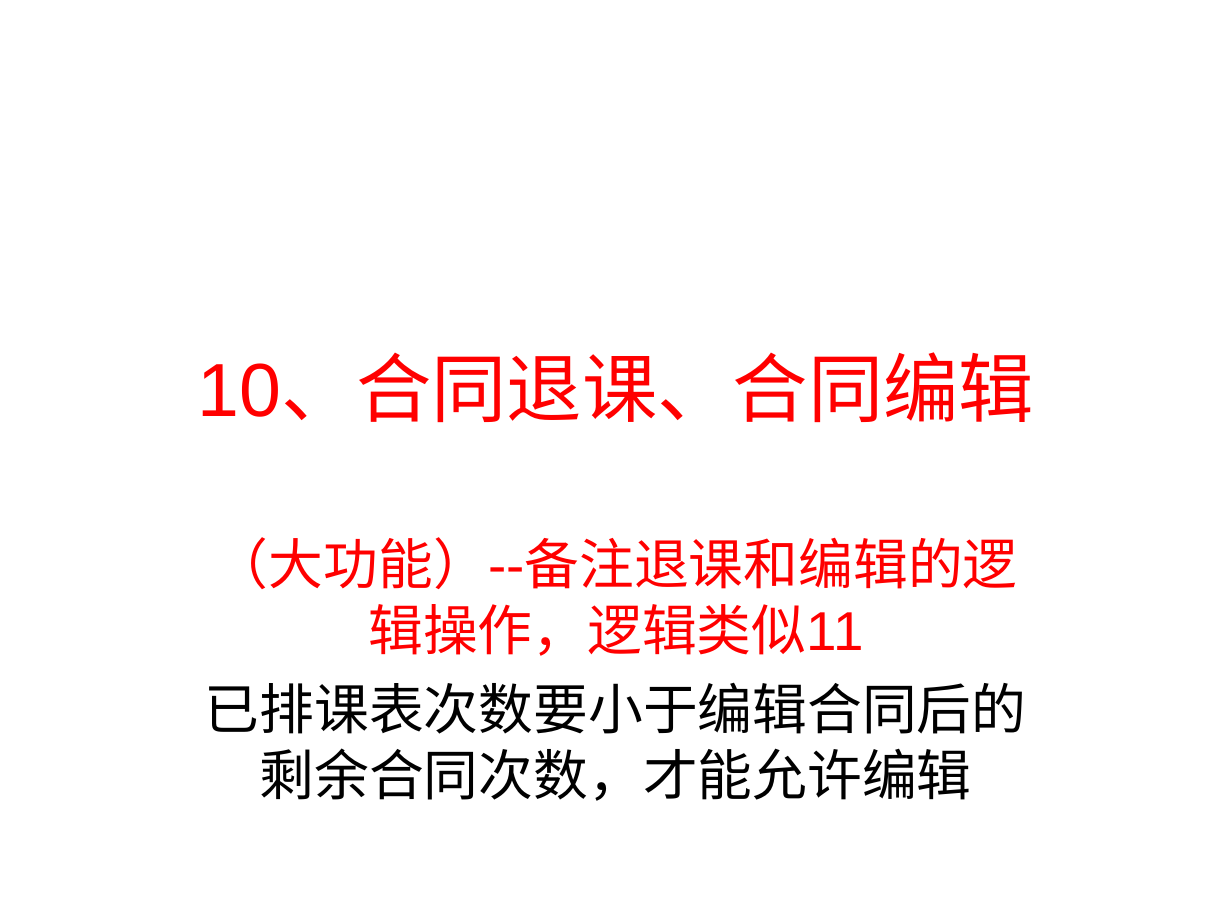
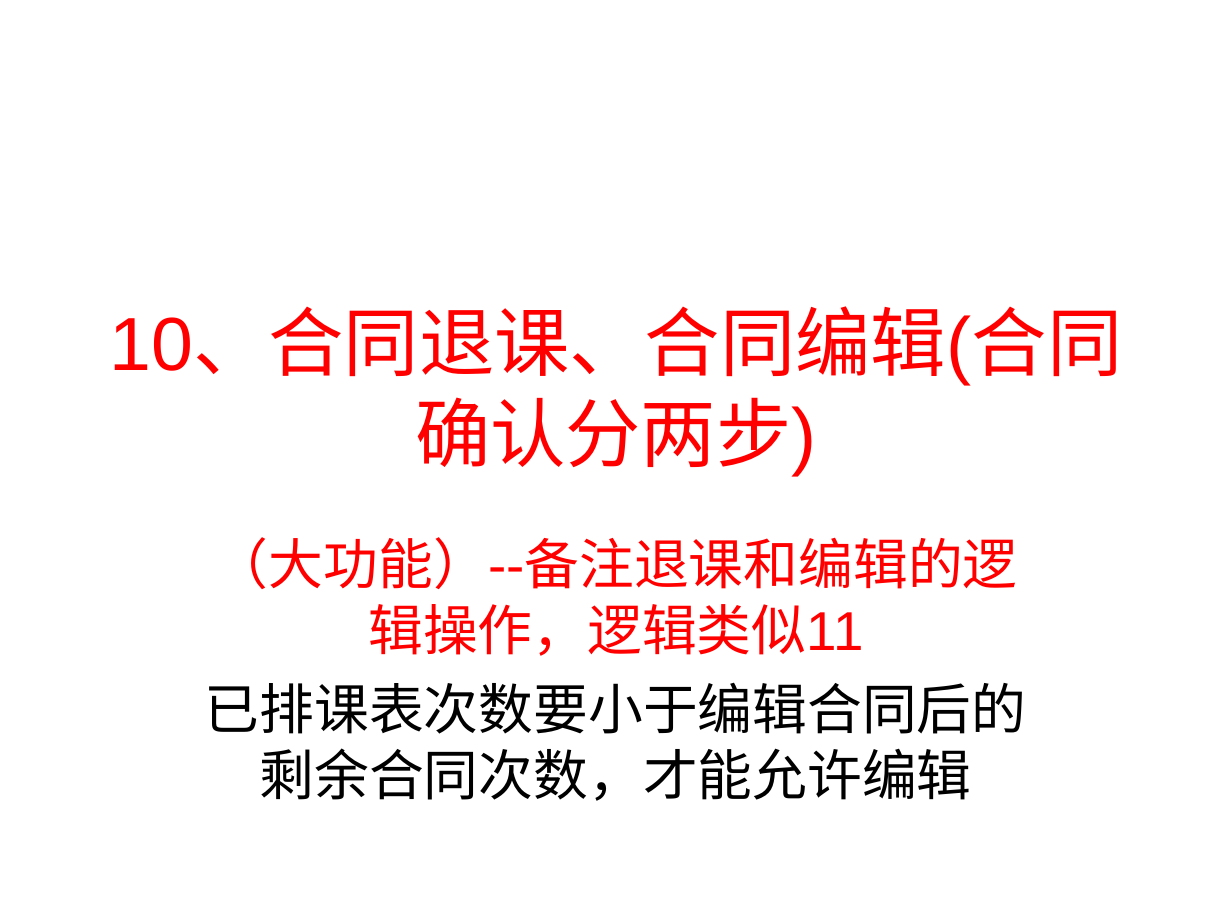
Before and after one commit to lieoluntan/sdpkRW, a slide deck: slide 10 of 个人测试任务表/0121测试问题/0121总任务（16点修订版）.ppt. Drawn at 1232x924 pixels with LibreOffice and Linux fonts; fonts in the diff are those of the drawing. Boxes give left, top, right and bottom in pixels: in the first picture for what was removed or moved away, otherwise in the second. Text is boxed around its words. In the diff, an @@ line names an element or a change of style, - is before the commit and + after.

```diff
--- a/个人测试任务表/0121测试问题/0121总任务（16点修订版）.ppt
+++ b/个人测试任务表/0121测试问题/0121总任务（16点修订版）.ppt
@@ title at [109, 311, 1122, 477]: text changed @@
-10、合同退课、合同编辑
+10、合同退课、合同编辑(合同确认分两步)
```
Also in this commit, not shown: 7 other slides changed, 1 slide added.
